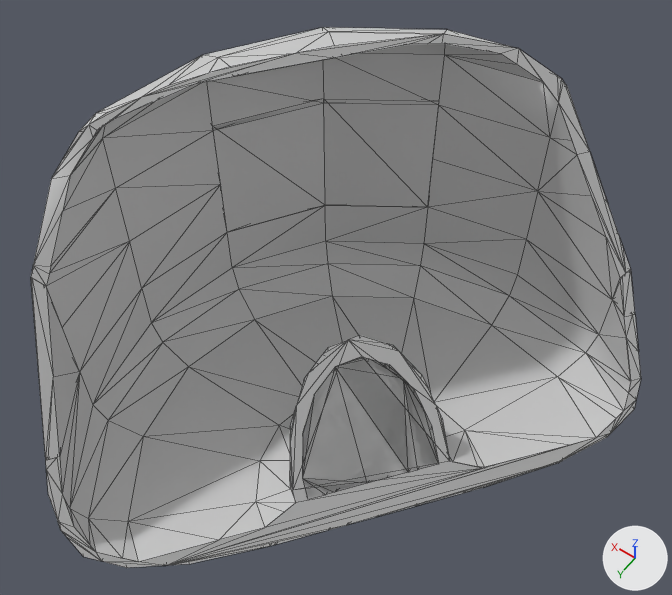
One commit to the FBX model Prod/3D/FBX/SM_CuveBas.fbx: the scene before it, then after it.
One viewpoint serves both versions: a 50 mm lens placed at (-4.69, 6.79, 14.45), pointed at (0.33, -0.23, 3.41). The lights are fixed; the arrows at lower right show +X, +Y and +Z. Mesh edges are drawn as thin lines. Where no turn or scale is listed for an object, it has been applied to the vertices. Vertices at the same position are counted once.

In view in the first picture: 'SM_CuveBas'.
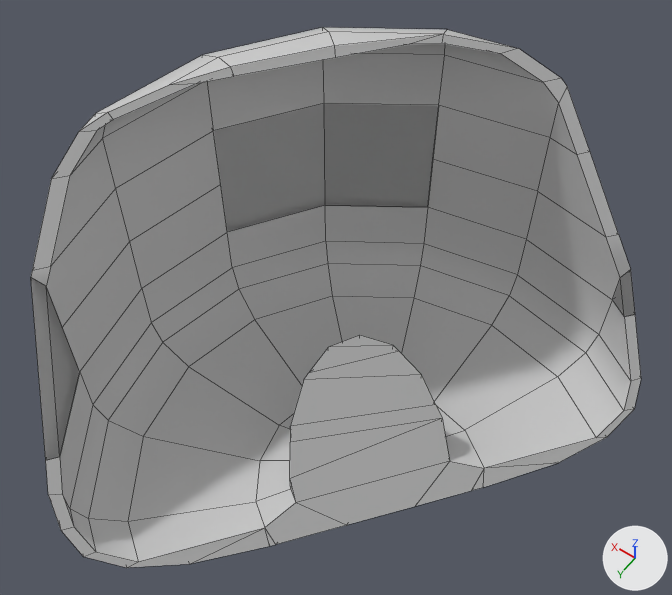
Pixel boxes (x1, y1, x2, y2) of what changed, in the pictures (672 x 595 px):
'SM_CuveBas', surface changed, reshaped
    both: (31, 27, 641, 568)
part 1 of me_mesh, cut back
    before: (31, 30, 641, 568)
    after: (214, 103, 439, 232)

What the commit changed:
In material 'Material #49' (mat_material__49), transmission_weight is now set to 0.7.
me_mesh is used by ob_sm_cuvebas; location (0.0, 0.0, 0.0).
me_mesh had 373 vertices, 734 faces and spanned x -3.99..3.99, y -4.38..4.38, z -0.05..6.29.
me_mesh now has 252 vertices, 249 faces and spans x -3.99..3.99, y -4.38..4.38, z -0.05..6.29.
me_mesh part 1: 126 vertices removed from x -3.94..3.99, y -4.36..4.36, z -0.05..6.28; 5 vertices added at x 0.9..3.61, y -4.0..-1.21, z 4.4.
